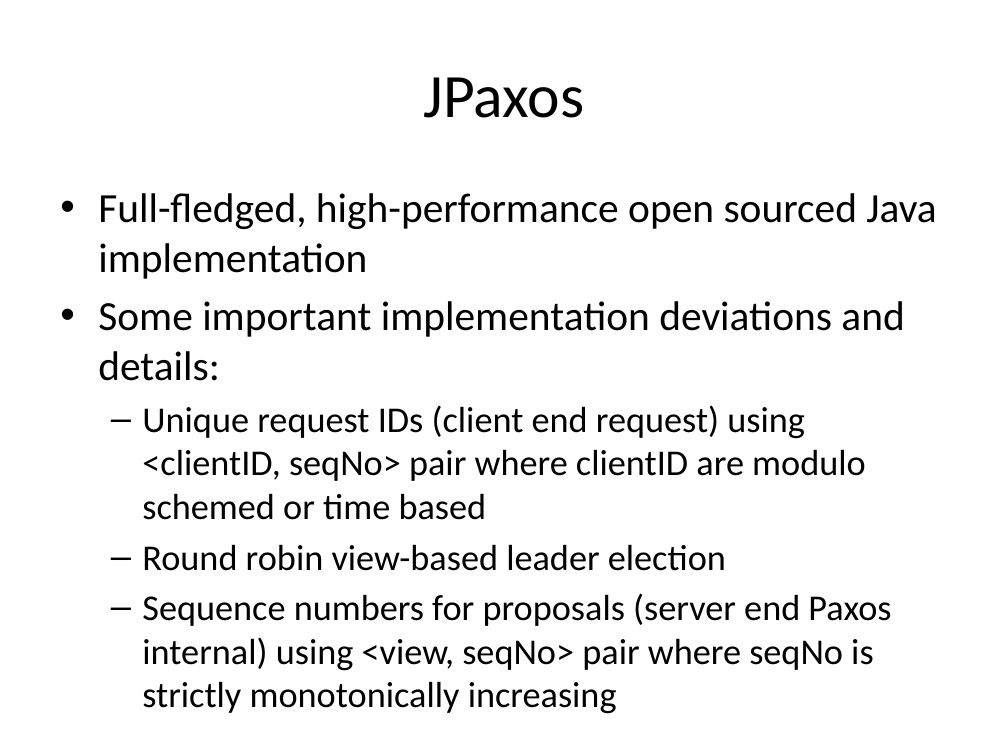
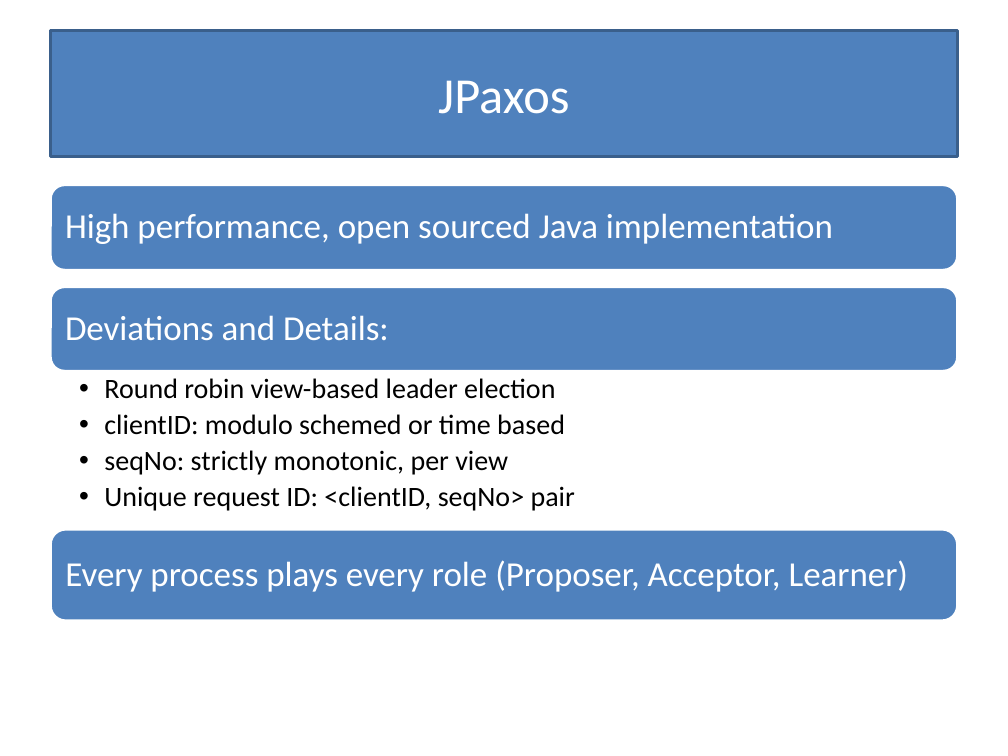
Before and after one commit to Slania/JPaxos-1, a slide deck: slide 11 of Paxos based directory updates for geo-replicated cloud storage.pptx. Drawn at 1008x756 pixels with LibreOffice and Linux fonts; fonts in the diff are those of the drawing. Boxes give left, top, right and bottom in pixels: in the first picture for what was removed or moved away, otherwise in the second. Text is boxed around its words. In the diff, an @@ line names an element or a change of style, - is before the commit and + after.

Commit message:
Sri | Updated ppt

```diff
--- a/Paxos based directory updates for geo-replicated cloud storage.pptx
+++ b/Paxos based directory updates for geo-replicated cloud storage.pptx
@@ title "JPaxos": place and size @@
-title "JPaxos" at (424,77,585,118)
+title "JPaxos" at (50,30,958,156)
@@ title "JPaxos" at (50,30,958,156): size 44 to 36 pt, text colour #000000 to #FFFFFF; fill none to #4F81BD; outline none to #3A5F8C 2 pt @@
@@ text removed at (98,193,936,671) @@
-• Full-fledged, high-performance open sourced Java implementation
-• Some important implementation deviations and details:
-  – Unique request IDs (client end request) using <clientID, seqNo> pair where clientID are modulo schemed or time based
-  – Round robin view-based leader election
-  – Sequence numbers for proposals (server end Paxos internal) using <view, seqNo> pair where seqNo is strictly monotonically increasing
@@ group added at (50,184,958,621): 4 texts, 3 rounded rectangles @@
+High performance, open sourced Java implementation
+Deviations and Details:
+  •• Round robin view-based leader election
+  •• clientID: modulo schemed or time based
+  •• seqNo: strictly monotonic, per view
+  •• Unique request ID: <clientID, seqNo> pair
+Every process plays every role (Proposer, Acceptor, Learner)
```
Also in this commit, not shown: 9 other slides changed, 9 slides added.
